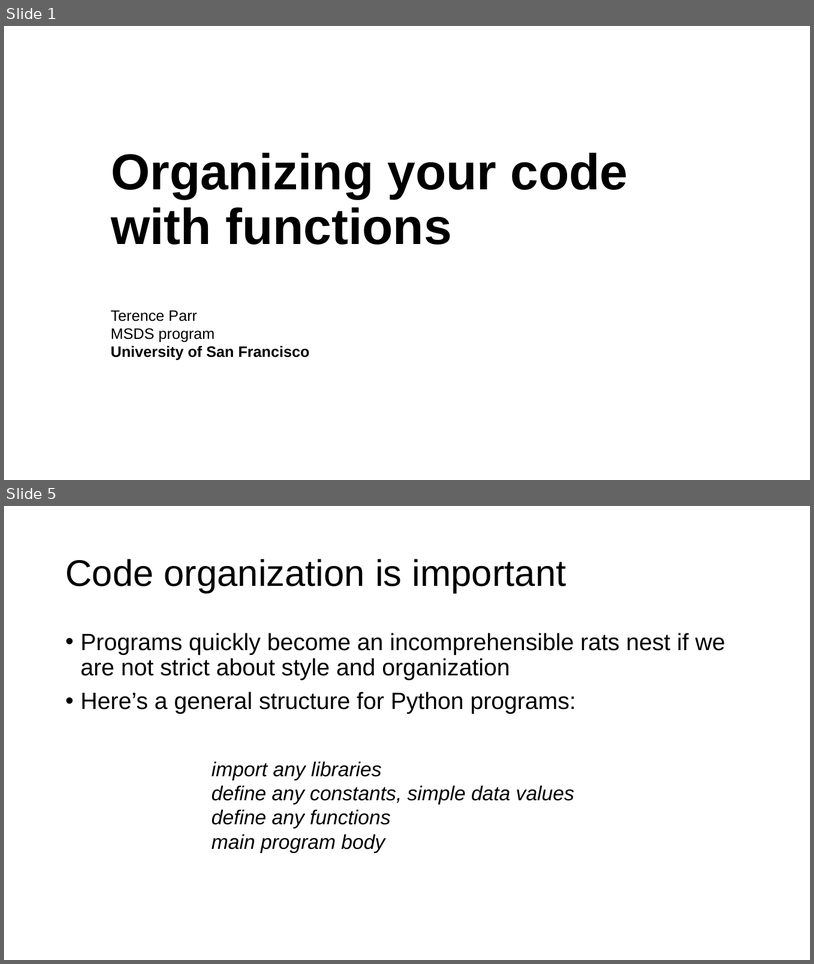
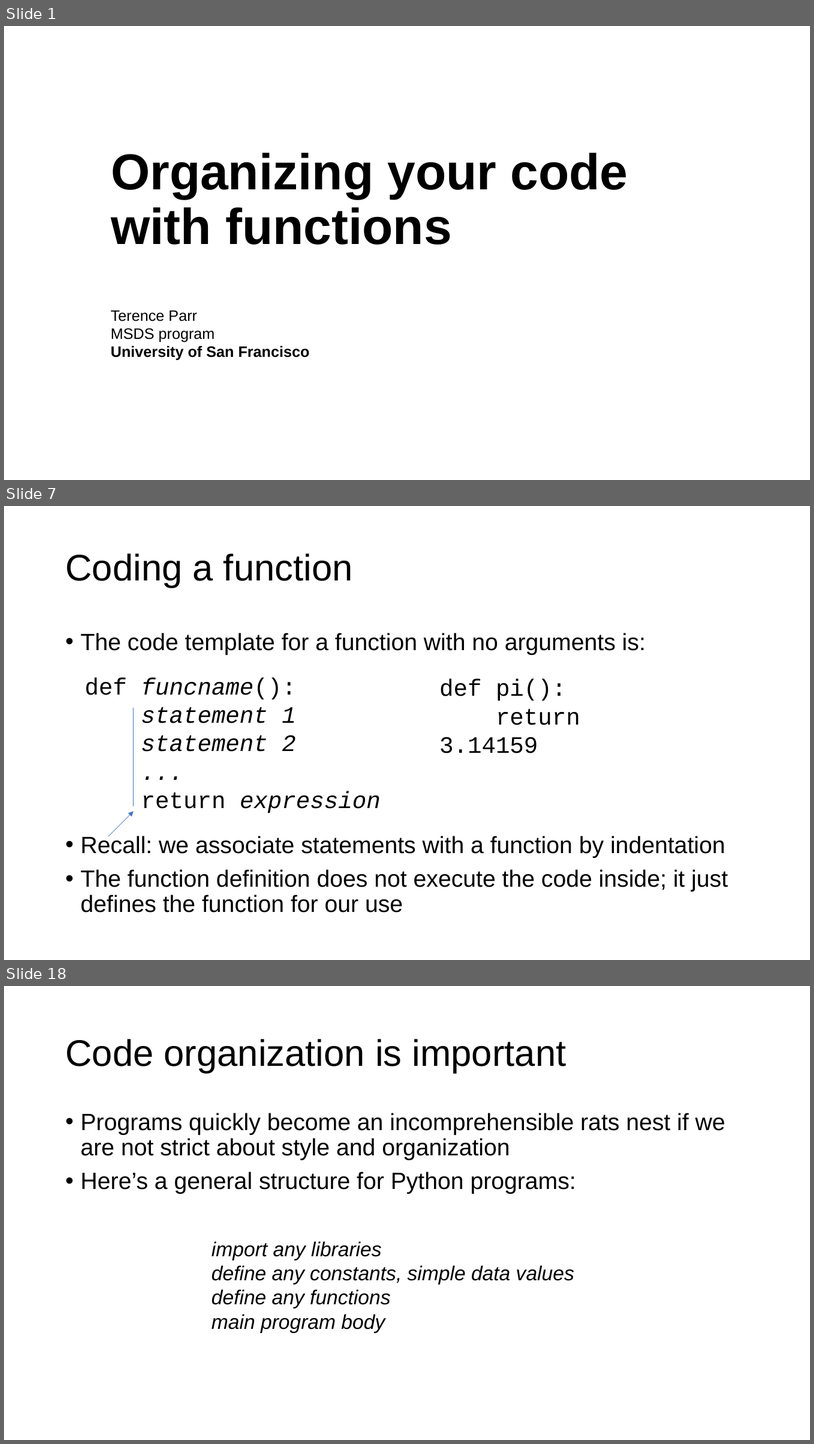
Before and after one commit to parrt/msds501, a slide deck: slides/functions.pptx. Shown one above the other, each under a label of ours: slides 1 and 5 before the commit, slides 1, 7 and 18 after it; the slides between them are not shown. The pictures are 814x964 and 814x1444 pixels, drawn with LibreOffice and Linux fonts; fonts in the diff are those of the drawing; background and template pictures are left out. Boxes give left, top, right and bottom in pixels: in the first picture for what was removed or moved away, otherwise in the second. Text is boxed around its words. In the diff, an @@ line names an element or a change of style, - is before the commit and + after.

```diff
--- a/slides/functions.pptx
+++ b/slides/functions.pptx
@@ slide 7 added at [4,506,810,960], background #FFFFFF @@
@@ title added at [65,553,353,588], 44 pt, text #000000 @@
+Coding a function
@@ text added at [81,633,728,912], 28 pt, text #000000 @@
+• The code template for a function with no arguments is:
+• Recall: we associate statements with a function by indentation
+• The function definition does not execute the code inside; it just defines the function for our use
@@ text added at [85,678,381,813], 28 pt, text #000000, italic @@
+def funcname():
+statement 1
+statement 2
+...
+return expression
@@ text added at [440,679,581,753], 28 pt, text #000000 @@
+def pi():
+return 3.14159
@@ line added from (134, 708) to (134, 806), #4472C4 0.5 pt @@
@@ arrow added from (108, 837) to (134, 811), #4472C4 0.5 pt @@
@@ what was slide 5 is now slide 18 @@
```
Also in this commit, not shown: 3 slides changed, 12 other slides added, 2 other files.
